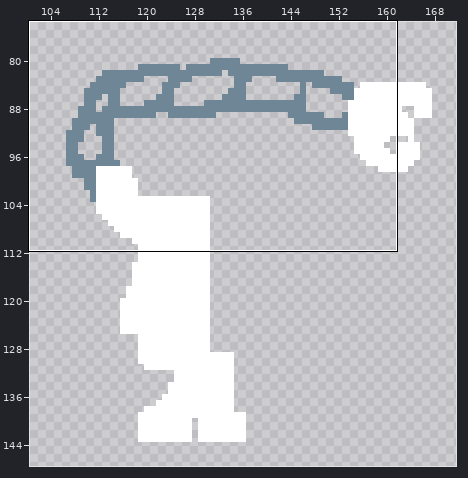
Pixel-art file: characters/robo/sprites/slam.ase. Above, an overview of the earlier version with the close-up marked.
Close-up. The starting point:
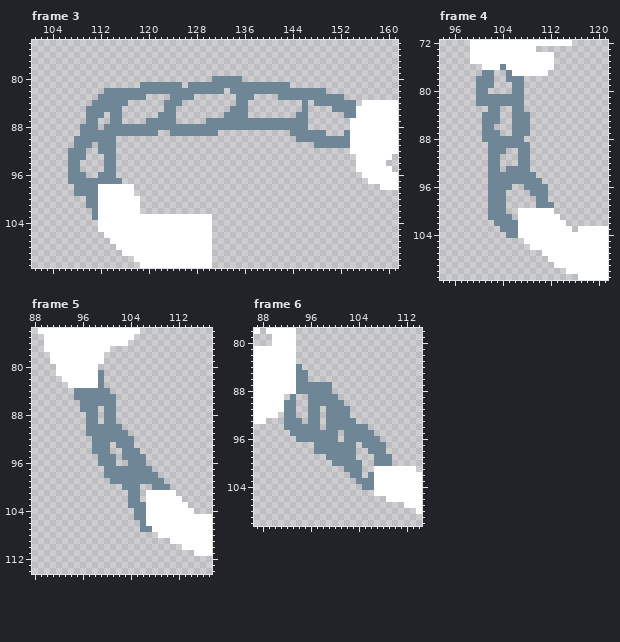
256x256 pixels, 11 frames. Shown: frame 3: x 101..161, y 74..111; frame 4: x 94..121, y 72..111; frame 5: x 88..117, y 74..114; frame 6: x 87..114, y 78..110. The wide view leaves out empty margins. The commit also changed other frames or places, which this record leaves out.
After the commit:
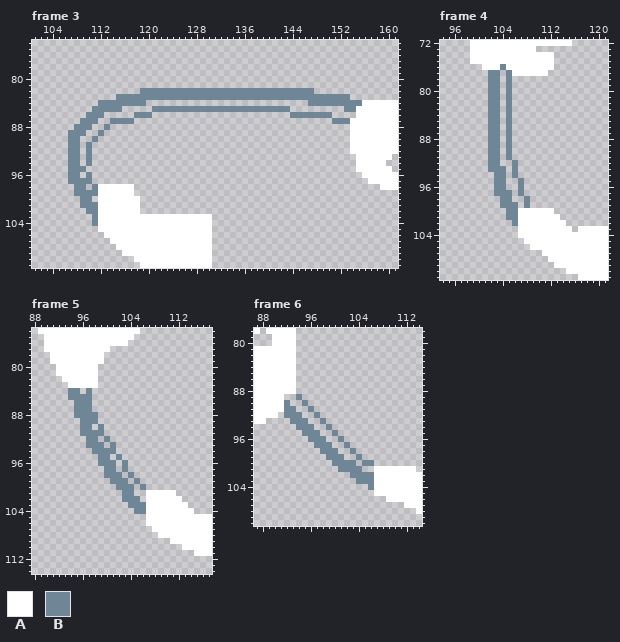
Palette (. is transparent): A #ffffff  B #6e8696
From old to new:
--- frame 3, layer "Layer 3"
@@ x 101..161 @@
  79 .............................................................
- 80 ..............................BBBBB..........................
- 81 ..................BBBBBBB.BBBBBBBBBBBBBBBBB..................
- 82 ............BBBBBBBBBBBBBBBBBBBB.BBBBBBBBBBBBBBBB............
- 83 ...........BBBBBBBB....BBBB.......BBB....BBBBBBBBBBB.........
- 84 ..........BBBBBB......BBB.........BB.........B.BBBBBBB.AAAAAA
- 85 .........BBBBBB.......BB.........BBB.........B....BBBBAAAAAAA
- 86 .........BBB.BB......BBB........BBBB........BB......BBAAAAAAA
- 87 .........BB..BB....BBBBB.....BBBBBBBBBBBBBBBBB.......AAAAAAAA
- 88 ........BBB.BBBBBBBBBBBBBBBBBBBBBBBBBBBBBBBBBB.......AAAAAAAA
- 89 ........BBBBBBBBBBBBB..BBBBBBBB............BBBBBB...BAAAAAAAA
- 90 .......BBBBBBB..............................BBBBBBBBBAAAAAAAA
- 91 .......BBB.BBB.................................BBBBBBAAAAAAAA
- 92 ......BBB..BBB.......................................AAAAAAAA
- 93 ......BBB...BB........................................AAAAAA.
- 94 ......BB....BB........................................AAAAA..
- 95 ......BB....BB........................................AAAAAA.
- 96 ......BBB..BBB.........................................AAAAAA
- 97 ......BBBBBBBBB.........................................AAAAA
- 98 .......BBBBAAAAAA.........................................AAA
+ 80 .............................................................
+ 81 .............................................................
+ 82 ..................BBBBBBBBBBBBBBBBBBBBBBBBBBBBB..............
+ 83 ..............BBBBBBBBBBBBBBBBBBBBBBBBBBBBBBBBBBBBBBB........
+ 84 ...........BBBBBBBB...........................BBBBBBBBBAAAAAA
+ 85 ..........BBBBB.....BBBBBBBBBBBBBBBBBBBBBBB.........BBAAAAAAA
+ 86 .........BBB.....BBB.......................BBBBBBB....AAAAAAA
+ 87 ........BBB..BBBB.................................BBBAAAAAAAA
+ 88 .......BBB..B........................................AAAAAAAA
+ 89 ......BBB..B.........................................AAAAAAAA
+ 90 ......BB..B..........................................AAAAAAAA
+ 91 ......BB.B...........................................AAAAAAAA
+ 92 ......BB.B...........................................AAAAAAAA
+ 93 ......BB.B............................................AAAAAA.
+ 94 ......BB.B............................................AAAAA..
+ 95 ......BBB.............................................AAAAAA.
+ 96 ......BB.B.............................................AAAAAA
+ 97 ......BBBB..............................................AAAAA
+ 98 .......BB.BAAAAAA.........................................AAA
  99 .......BBBBAAAAAA............................................
-100 .........BBAAAAAAA...........................................
-101 .........BBAAAAAAA...........................................
-102 ..........BAAAAAAA...........................................
+100 ........BB.AAAAAAA...........................................
+101 ........BBBAAAAAAA...........................................
+102 .........BBAAAAAAA...........................................
 103 ..........BAAAAAAAAAAAAAAAAAAA...............................
-104 ...........AAAAAAAAAAAAAAAAAAA...............................
+104 ..........BAAAAAAAAAAAAAAAAAAA...............................
 105 ...........AAAAAAAAAAAAAAAAAAA...............................
--- frame 4, layer "Layer 3"
@@ x 98..114 @@
  76 ...AAABAAAAAAAA..
- 77 ...BB..BAAAAAA...
- 78 ..BBB..BBB.......
- 79 ..BBB...BB.......
- 80 ..BB....BB.......
- 81 ..BBBBBBBB.......
- 82 ..BBBBBBBB.......
- 83 ....BB..BB.......
- 84 ...BBB..BBB......
- 85 ...BBB..BBB......
- 86 ...BB...BBB......
- 87 ...BBB..BBB......
- 88 ...BBBBBBB.......
- 89 ....BBBBBBB......
- 90 ....BBB..BB......
- 91 ....BB...BB......
- 92 ....BB...BB......
- 93 ....BB.BBBB......
- 94 ....BBBBBBBB.....
- 95 ....BBBBBBBBB....
- 96 ....BBBB..BBBB...
- 97 ....BBB....BBB...
- 98 ....BBB.....BB...
- 99 ....BBB.....BBB..
-100 ....BBB..AAAAAA..
-101 ....BBBB.AAAAAAA.
-102 .....BBBBAAAAAAAA
-103 ......BBBAAAAAAAA
-104 .......BBAAAAAAAA
+ 77 ....BB.BAAAAAA...
+ 78 ....BB.B.........
+ 79 ....BB.B.........
+ 80 ....BB.B.........
+ 81 ....BB.B.........
+ 82 ....BB.B.........
+ 83 ....BB.B.........
+ 84 ....BB.B.........
+ 85 ....BB.B.........
+ 86 ....BB.B.........
+ 87 ....BB.B.........
+ 88 ....BB.B.........
+ 89 ....BB.B.........
+ 90 ....BB.B.........
+ 91 ....BB.B.........
+ 92 ....BB..B........
+ 93 ....BBB.B........
+ 94 .....BB.B........
+ 95 .....BB..B.......
+ 96 .....BB..B.......
+ 97 .....BBB.B.......
+ 98 ......BB..B......
+ 99 ......BBB.B......
+100 .......BBAAAAAA..
+101 .......BBAAAAAAA.
+102 ........BAAAAAAAA
+103 .........AAAAAAAA
+104 .........AAAAAAAA
 105 ..........AAAAAAA
--- frame 5, layer "Layer 3"
@@ x 92..112 @@
  80 AAAAAAA..............
- 81 AAAAAAAB.............
- 82 .AAAAAAB.............
- 83 ..AAAAAB.............
- 84 ...BBBBBB............
- 85 ...BBBBBBB...........
- 86 ....BBBBBB...........
- 87 ....BBB.BB...........
- 88 .....BB.BB...........
- 89 .....BB.BB...........
- 90 .....BBBBBB..........
- 91 .....BBBBBBB.........
- 92 ......BBBBBBB........
- 93 ......BBB.BBB........
- 94 ......BBB..BBB.......
- 95 .......BBB.BBBB......
- 96 .......BBB..BBB......
- 97 ........BBBBBBBB.....
- 98 ........BBBBBBBBB....
- 99 .........BBBBBBBBB...
-100 ...........BBB..BBB..
-101 ............BB.AAAAA.
-102 ............BB.AAAAAA
+ 81 AAAAAAA..............
+ 82 .AAAAAA..............
+ 83 ..AAAAA..............
+ 84 ..BB.B...............
+ 85 ..BBBB...............
+ 86 ...BBB...............
+ 87 ...BBB...............
+ 88 ...BBBB..............
+ 89 ....BBB..............
+ 90 ....BB.B.............
+ 91 ....BBBB.............
+ 92 .....BB.B............
+ 93 .....BBB.B...........
+ 94 ......BBBB...........
+ 95 .......BB.B..........
+ 96 .......BBB.B.........
+ 97 ........BB.B.........
+ 98 ........BBB.B........
+ 99 .........BBB.B.......
+100 ..........BBB.B......
+101 ...........BB..AAAAA.
+102 ...........BBB.AAAAAA
 103 ............BBBAAAAAA
 104 .............BBAAAAAA
-105 .............BBAAAAAA
-106 ..............BAAAAAA
-107 ..............BBAAAAA
+105 ...............AAAAAA
+106 ...............AAAAAA
+107 ................AAAAA
 108 .................AAAA
--- frame 6, layer "Layer 3"
@@ x 87..114 @@
  83 AAAAAAA.....................
- 84 AAAAAAAB....................
- 85 AAAAAAABB...................
- 86 AAAAAAABB...................
- 87 AAAAAAABBBBBB...............
- 88 AAAAAAABBBBBB...............
- 89 AAAAA.B..BBBBB..............
- 90 AAAAABB..BBBBBB.............
- 91 AAAAABB..BB.BBBB............
- 92 AAAA.BB..BB.BBBB............
- 93 AA...BBB.BB.BBBBB...........
- 94 .....BBBBBB.BBBBBBB.........
- 95 ......BBBBBBBB.BBBBB........
- 96 .......BBBBBBB.BBBBBB.......
- 97 ..........BBBBBBB.BBBB......
- 98 ..........BBBBBBB..BBB......
- 99 ............BBBBB...BBB.....
-100 .............BBBBB..BBB.....
-101 ...............BBB..AAAAAAA.
-102 ................BB.BAAAAAAAA
+ 84 AAAAAAA.....................
+ 85 AAAAAAA.....................
+ 86 AAAAAAA.....................
+ 87 AAAAAAA.....................
+ 88 AAAAAAA.....................
+ 89 AAAAA..B....................
+ 90 AAAAAB..B...................
+ 91 AAAAABB..B..................
+ 92 AAAA.BBB..B.................
+ 93 AA....BBB..B................
+ 94 .......BBB..B...............
+ 95 ........BBB..B..............
+ 96 .........BBB..B.............
+ 97 ..........BBB..B............
+ 98 ...........BBB..B...........
+ 99 ............BBB..B..........
+100 .............BBBB.BB........
+101 ..............BBBB..AAAAAAA.
+102 ................BBBBAAAAAAAA
 103 .................BBBAAAAAAAA
-104 ..................BBAAAAAAAA
+104 ...................BAAAAAAAA
 105 ....................AAAAAAAA
Changed places in both close-ups, as pixel boxes (x1, y1, x2, y2):
changed: (68, 76, 362, 226)
changed: (476, 70, 554, 238)
changed: (68, 370, 170, 532)
changed: (284, 364, 392, 490)
